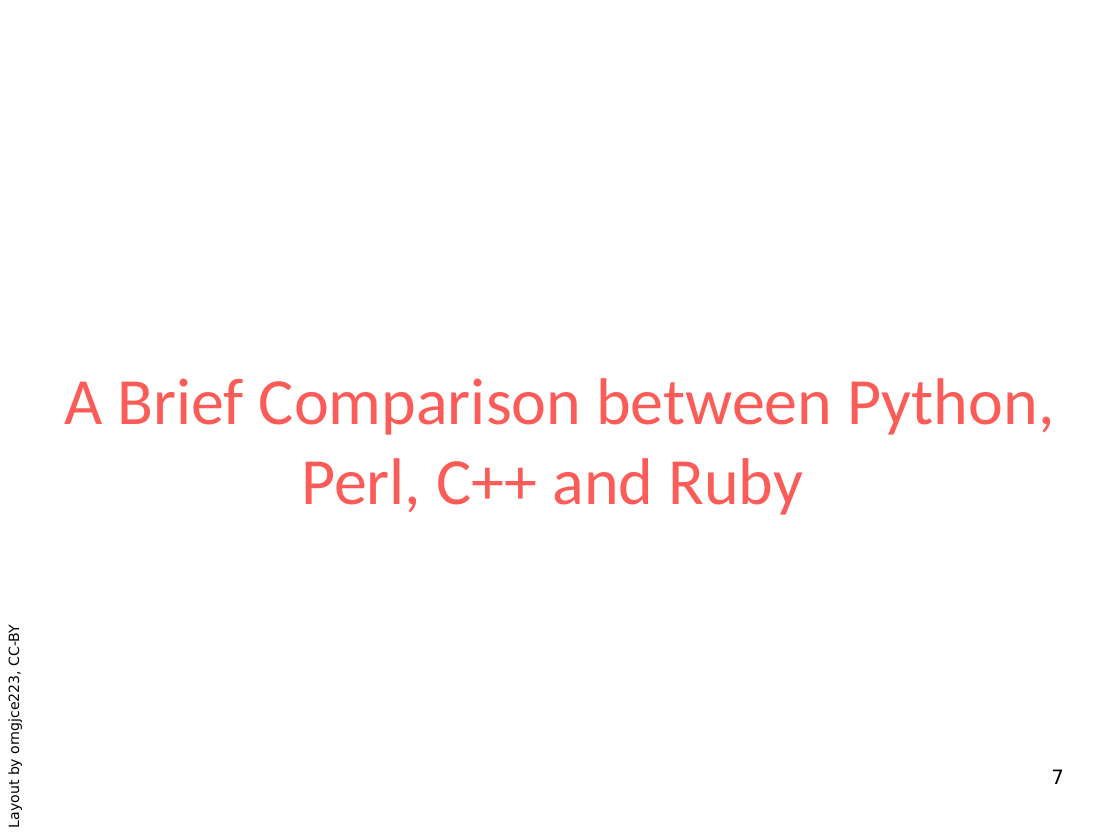
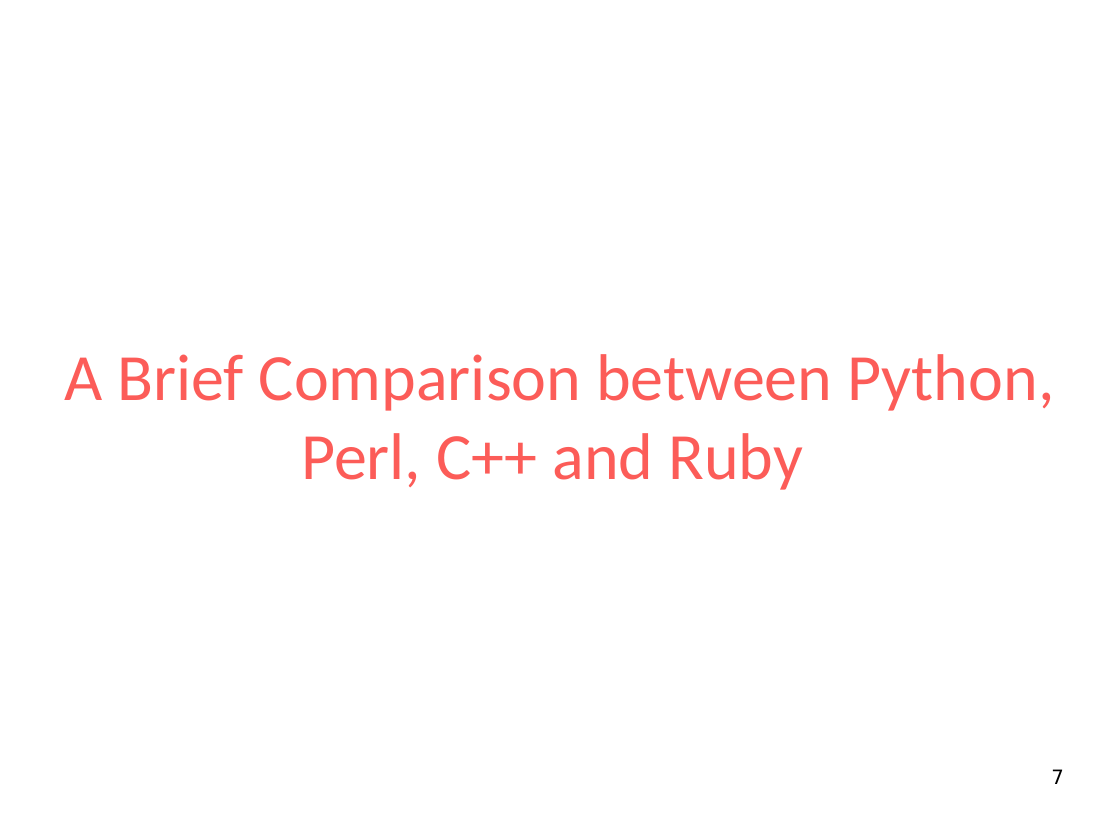
Before and after one commit to Souravgoswami/ruby-masterclass, a slide deck: slide 7 of Section 1: Getting Started/intro.odp. Drawn at 1120x840 pixels with LibreOffice and Linux fonts; fonts in the diff are those of the drawing; background and template pictures are left out. Boxes give left, top, right and bottom in pixels: in the first picture for what was removed or moved away, otherwise in the second. Text is boxed around its words. In the diff, an @@ line names an element or a change of style, - is before the commit and + after.

```diff
--- a/Section 1: Getting Started/intro.odp
+++ b/Section 1: Getting Started/intro.odp
@@ title "A Brief Comparison between Python, ...": place and size @@
-title "A Brief Comparison between Python, ..." at box(65, 378, 1054, 515)
+title "A Brief Comparison between Python, ..." at box(65, 354, 1054, 490)
@@ text removed at box(6, 629, 22, 827) @@
-Layout by orngjce223, CC-BY
```
Also in this commit, not shown: 2 other slides changed, 1 other file.
